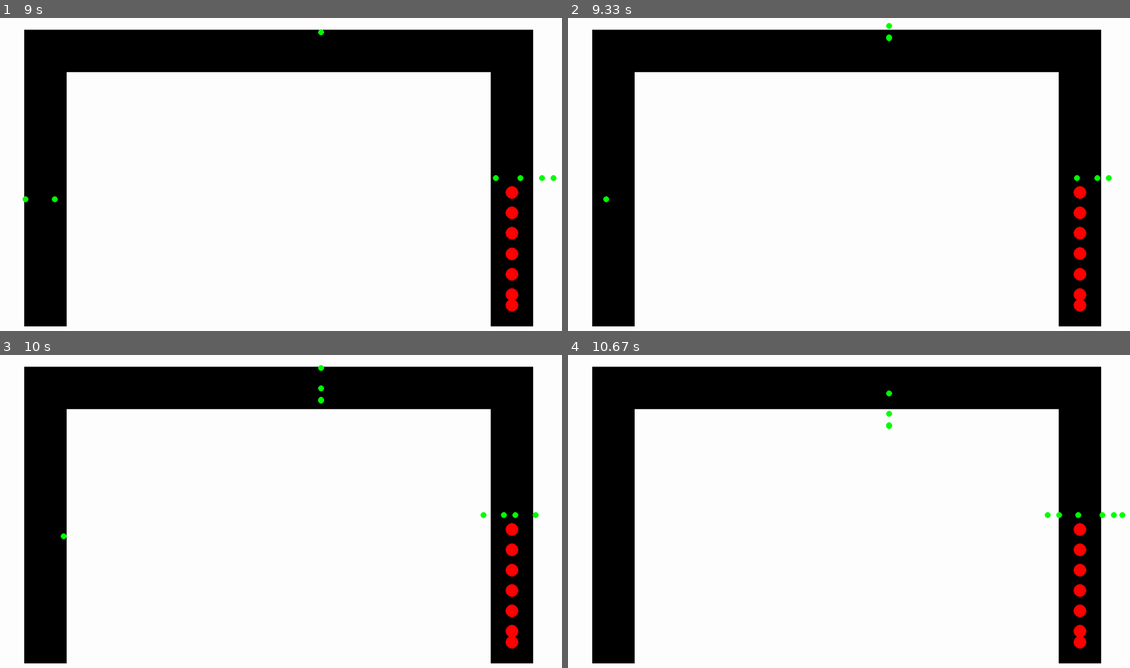
Above: before the commit, frames 1-4 (two rows, left to right).
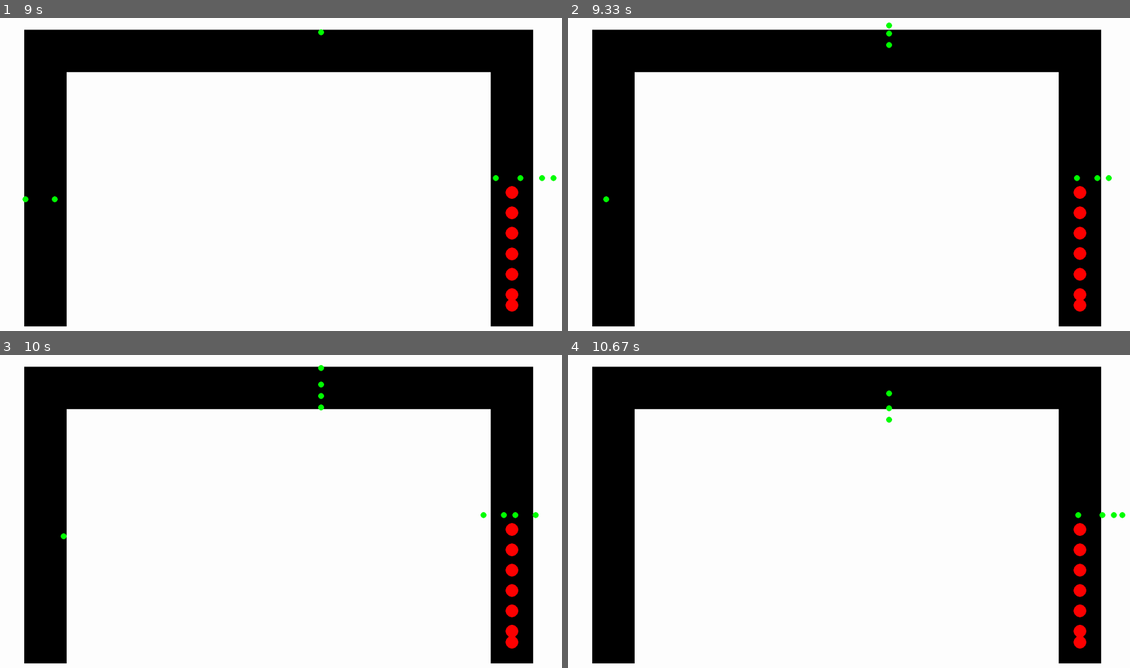
Above: after the commit, the same moments.

Repository: JCoder121/carsim
Game: pygame game, started from files/most_current.py
Same seed, same stepped clock (60 frames per second), same inputs: the game is played once before the commit and once after it.
Inputs:
- Up to frame 1 (9 s): tap Enter at 0.33 s; tap Space at 0.67, 1.07, 1.37, 1.63, 1.97, 2.27, 2.4, 2.8, 3.1, 3.47, 3.87, 4.17, 4.37, 4.67, 4.87, 5.2, 5.5, 5.7, 6, 6.27, 6.6, 6.9, 7.03, 7.43, 7.73, 8.1, 8.5, 8.8 s
- Up to frame 2 (9.33 s): tap Space at 9, 9.3 s
- Up to frame 3 (10 s): tap Space at 9.5, 9.83 s
- Up to frame 4 (10.67 s): tap Space at 10.13, 10.33, 10.63 s

Frame 1 is identical in both runs. In frame 2, less than 0.1% of the frame differs, in the area x 56-58%, y 1-10%; in frame 3, less than 0.1%; in frame 4, 0.1%, in the area x 56-89%, y 15-53%.

Commit message:
Update most_current.py

Diff:
--- a/files/most_current.py
+++ b/files/most_current.py
@@ -57,9 +57,6 @@
         self.x_accel = 0
         self.color = RED
 
-
-        self.reference_var = 9000
-
         #self.drop_val = 0
         self.drop_val = random.randint(0,1)
 
@@ -81,12 +78,6 @@
         self.x_accel = 0
         if the_drop_bool == True:
             self.color = YELLOW
-
-    def stop_detect(self):
-        self.speed = 0
-        self.y_accel = 0
-        self.x_accel = 0
-
 
 
     def detect(self, detect_var):
@@ -210,6 +201,7 @@
             sys.exit()
     '''
 
+    '''
     def dropoff(self, drop_val):
         #drop off from top
 
@@ -242,6 +234,7 @@
             self.is_dropped = False
 
         return self.is_dropped
+        '''
 
 
 
@@ -417,7 +410,7 @@
                         #print('yellow')
 
                     ball.is_dropped = False
-                    ball.reference_var = 1
+
 
 
                 if not ball.is_dropped:
@@ -426,7 +419,7 @@
                     if ball.accel_bool:
                         ball.accelerate(2)
 
-                    ball.reference_var = 0
+
 
                 '''
                 if ball.drop_val == 1:
@@ -501,7 +494,7 @@
             elif person.personal_value == 1:
 
                 for y in range(10,20):
-                    person_infront = screen.get_at(((int(person.x)), int(person.y) -y))
+                    person_infront = screen.get_at(((int(person.x)), int(person.y) +y))
                     if person_infront == RED or person_infront == GREEN:
                         person.stop()
                         person_bool = False
@@ -545,7 +538,7 @@
 
         for ball in ball_list:
             #if ball.is_dropped == True:
-            #if ball.reference_var == 1:
+
 
             pygame.draw.circle(screen, ball.color, [int(ball.x), int(ball.y)], BALL_SIZE)
 
@@ -554,7 +547,7 @@
                 pygame.draw.circle(screen, ball.color, [int(ball.x), int(ball.y)], BALL_SIZE)
 
             else:
-                #print(ball.reference_var)
+
                 pygame.draw.circle(screen, ball.color, [int(ball.x), int(ball.y)], BALL_SIZE)
             '''
 
